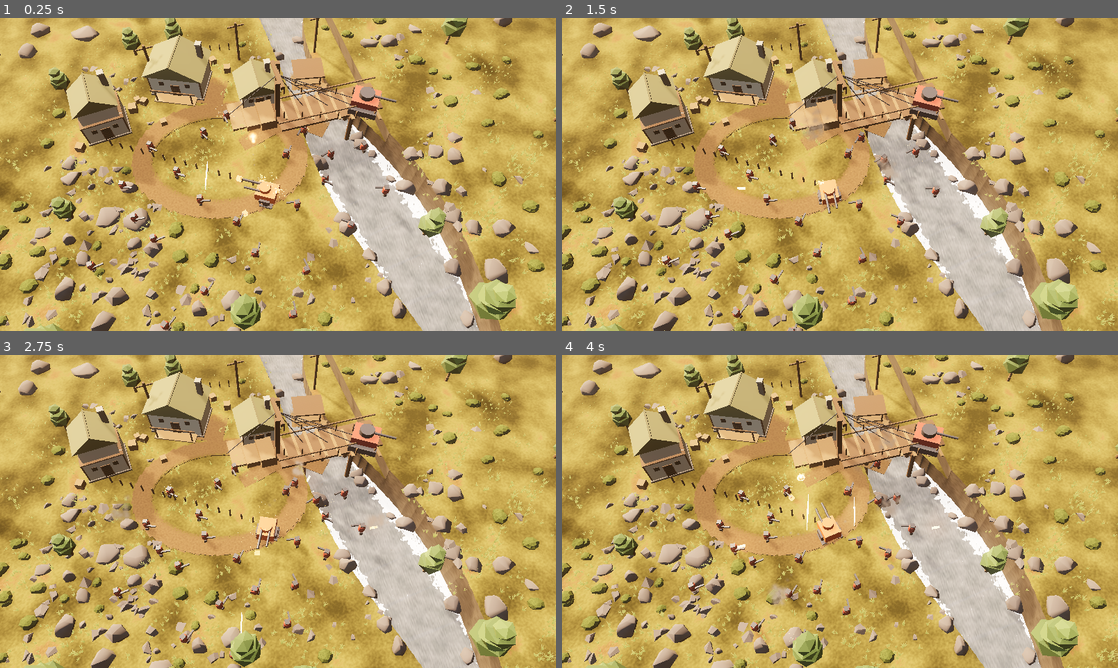
Above: before the commit, frames 1-4 (two rows, left to right).
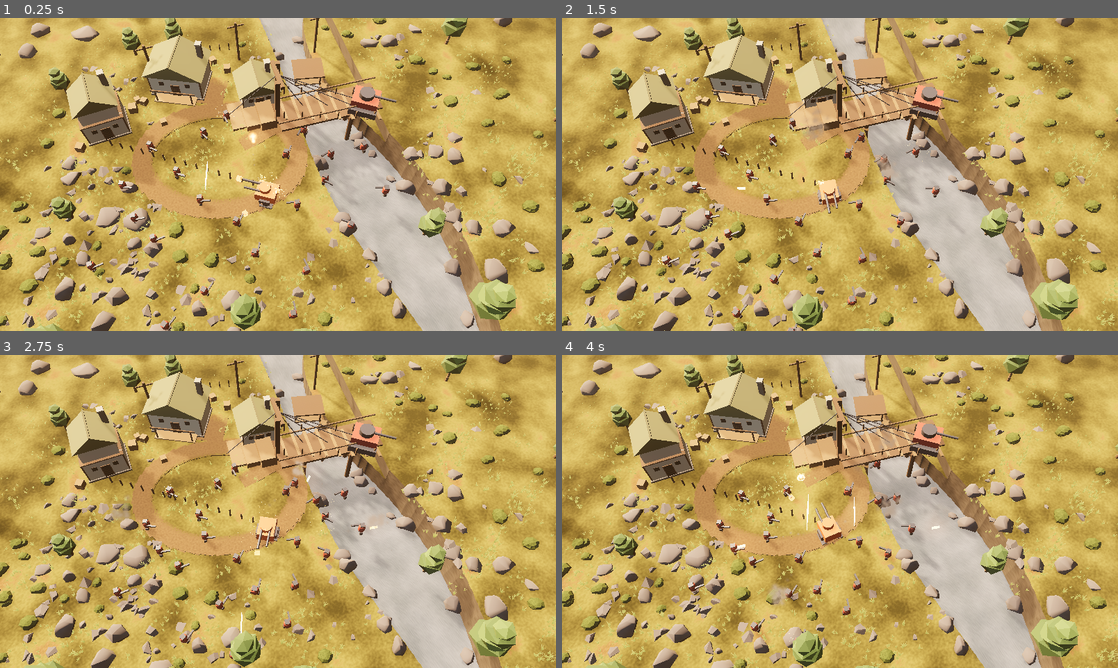
Above: after the commit, the same moments.

Repository: Autinhorse/Survivors
Game: Godot game, scene res://scenes/VisualBenchmark.tscn
The game is run twice, just before and just after one commit, with the same random seed, the same clock (stepped at 60 frames per second) and the same inputs.
Inputs:
- Up to frame 1 (0.25 s): no input
- Up to frame 2 (1.5 s): no input
- Up to frame 3 (2.75 s): no input
- Up to frame 4 (4 s): no input

The runs differ from the first frame. In frame 1, 1.2% of the frame differs, in the area x 50-86%, y 1-100%; in frame 2, 1.2%, in the area x 47-86%, y 0-100%; in frame 3, 1.2%; in frame 4, 1.2%.

Commit message:
水流方向改为顺河道：带状水面 + 顺流 UV
人工反馈（只有跑起来才看得出来）：不管河道向哪个方向变化，水流都只有一个方向，
能看出水从一侧河岸流出、流进对岸。

根因：着色器按世界坐标滚动噪声，水流永远朝同一个世界方向，河道一拐弯就分家。
静帧完全看不出来 —— 截图驱动的迭代对这类问题有盲区。

改动：
- 新增 scripts/environment/RiverSurface.gd：水面从一片片独立 plane 改为
  沿河道生成的一条带状网格，UV 顺流
    UV.x  横向归一化，河道边界恰好是 0 和 1（岸边泡沫在宽窄变化时依然精确）
    UV.y  顺流坐标
    UV2.x 横向米制坐标（保持纹理横向密度恒定）
- 着色器改为完全基于 UV，不再需要河心线 uniform
- UV.y 按 ds × 宽度 累加：流量守恒 Q = 宽 × 深 × 流速 的直接体现，
  恒定 UV 滚动速度即自动得到"窄处流得快、宽处流得慢"

推导值得记（我第一版写反了）：设 dv/ds = k，dv/dt 恒定，
则世界流速 ds/dt = (dv/dt)/k；要 ds/dt ∝ 1/w 就需要 k ∝ w，
所以是乘以 w 而不是除。写反的表现是"宽处流得更快"，与真实河流相反。

验证方法：把 UV.y 临时画成条纹渲染一帧 —— 条纹应垂直于河道并跟着弯、
间距随河宽变化。已确认。

另记一个把自己坑了好几轮的调试错误：排查水面不渲染时，
我用"统计特定颜色像素数"判断有没有画出来，连续几轮判定"没渲染"，
去查了缠绕方向、AABB、材质、法线。最后直接看图才发现它一直渲染正常 ——
青色测试材质被暖色夕阳照过后变成浅蓝白 (180,235,240)，
被我 r<90 的判据排除了。教训：不要用颜色阈值代替看图。

Co-Authored-By: Claude Opus 5 (1M context) <noreply@anthropic.com>

Diff:
--- a/scenes/VisualBenchmark.tscn
+++ b/scenes/VisualBenchmark.tscn
@@ -6,16 +6,17 @@
 [ext_resource type="Shader" path="res://shaders/foliage.gdshader" id="ext_4_foliage"]
 [ext_resource type="Shader" path="res://shaders/grass_tuft.gdshader" id="ext_5_grass_tuft"]
 [ext_resource type="Script" path="res://scripts/environment/GameplayCameraPolicy.gd" id="ext_6_GameplayCameraPolicy"]
-[ext_resource type="PackedScene" path="res://assets/environment/house_large.glb" id="ext_7_house_large"]
-[ext_resource type="PackedScene" path="res://assets/environment/house_small.glb" id="ext_8_house_small"]
-[ext_resource type="PackedScene" path="res://assets/environment/house_tall.glb" id="ext_9_house_tall"]
-[ext_resource type="Script" path="res://scripts/environment/ScatterField.gd" id="ext_10_ScatterField"]
-[ext_resource type="PackedScene" path="res://assets/environment/rocks_lp.glb" id="ext_11_rocks_lp"]
-[ext_resource type="PackedScene" path="res://assets/environment/pebbles.glb" id="ext_12_pebbles"]
-[ext_resource type="PackedScene" path="res://assets/environment/trees.glb" id="ext_13_trees"]
-[ext_resource type="Script" path="res://scripts/environment/GrassField.gd" id="ext_14_GrassField"]
-[ext_resource type="Script" path="res://scripts/vfx/VfxManager.gd" id="ext_15_VfxManager"]
-[ext_resource type="Script" path="res://scripts/units/CombatDirector.gd" id="ext_16_CombatDirector"]
+[ext_resource type="Script" path="res://scripts/environment/RiverSurface.gd" id="ext_7_RiverSurface"]
+[ext_resource type="PackedScene" path="res://assets/environment/house_large.glb" id="ext_8_house_large"]
+[ext_resource type="PackedScene" path="res://assets/environment/house_small.glb" id="ext_9_house_small"]
+[ext_resource type="PackedScene" path="res://assets/environment/house_tall.glb" id="ext_10_house_tall"]
+[ext_resource type="Script" path="res://scripts/environment/ScatterField.gd" id="ext_11_ScatterField"]
+[ext_resource type="PackedScene" path="res://assets/environment/rocks_lp.glb" id="ext_12_rocks_lp"]
+[ext_resource type="PackedScene" path="res://assets/environment/pebbles.glb" id="ext_13_pebbles"]
+[ext_resource type="PackedScene" path="res://assets/environment/trees.glb" id="ext_14_trees"]
+[ext_resource type="Script" path="res://scripts/environment/GrassField.gd" id="ext_15_GrassField"]
+[ext_resource type="Script" path="res://scripts/vfx/VfxManager.gd" id="ext_16_VfxManager"]
+[ext_resource type="Script" path="res://scripts/units/CombatDirector.gd" id="ext_17_CombatDirector"]
 
 [sub_resource type="FastNoiseLite" id="NoiseMacroN"]
 frequency = 0.01
@@ -176,20 +177,15 @@
 shader_parameter/water_bright = Color(0.365, 0.376, 0.392, 1)
 shader_parameter/water_dark = Color(0.169, 0.212, 0.239, 1)
 shader_parameter/foam_color = Color(0.804, 0.816, 0.827, 1)
-shader_parameter/flow_speed = 0.9
-shader_parameter/fleck_scale = 0.34
-shader_parameter/swell_scale = 0.16
-shader_parameter/streak_stretch = 3.5
+shader_parameter/flow_speed = 0.35
+shader_parameter/fleck_scale = 2.2
+shader_parameter/swell_scale = 0.35
+shader_parameter/streak_stretch = 2.5
 shader_parameter/foam_threshold = 0.78
 shader_parameter/foam_softness = 0.075
 shader_parameter/bank_foam = 0.055
 shader_parameter/normal_strength = 0.45
 shader_parameter/base_alpha = 0.95
-shader_parameter/river_x0 = 10
-shader_parameter/river_slope = 0.28
-shader_parameter/river_amp = 2.6
-shader_parameter/river_freq = 0.085
-shader_parameter/river_half = 3.75
 
 [sub_resource type="ShaderMaterial" id="MatLeafA"]
 shader = ExtResource("ext_4_foliage")
@@ -1125,266 +1121,24 @@
 operation = 2
 material = SubResource("MatTerrain")
 
-[node name="Water" type="Node3D" parent="."]
-
-
-[node name="Water0" type="MeshInstance3D" parent="Water"]
-transform = Transform3D(12.05580, 0.00000, 1.79825, 0.00000, 1.00000, -0.00000, -5.12036, 0.00000, 4.23395, -15.48498, -2.55000, -84.00000)
-mesh = SubResource("MeshPlane")
-surface_material_override/0 = SubResource("MatWater")
-cast_shadow = 0
-
-[node name="Water1" type="MeshInstance3D" parent="Water"]
-transform = Transform3D(11.58014, 0.00000, 1.96394, 0.00000, 1.00000, -0.00000, -5.46741, 0.00000, 4.15968, -13.68469, -2.55000, -80.00000)
-mesh = SubResource("MeshPlane")
-surface_material_override/0 = SubResource("MatWater")
-cast_shadow = 0
-
-[node name="Water2" type="MeshInstance3D" parent="Water"]
-transform = Transform3D(10.67831, 0.00000, 2.04912, 0.00000, 1.00000, -0.00000, -5.31304, 0.00000, 4.11839, -11.73733, -2.55000, -76.00000)
-mesh = SubResource("MeshPlane")
-surface_material_override/0 = SubResource("MatWater")
-cast_shadow = 0
-
-[node name="Water3" type="MeshInstance3D" parent="Water"]
-transform = Transform3D(9.61983, 0.00000, 2.05080, 0.00000, 1.00000, -0.00000, -4.79129, 0.00000, 4.11755, -9.73760, -2.55000, -72.00000)
-mesh = SubResource("MeshPlane")
-surface_material_override/0 = SubResource("MatWater")
-cast_shadow = 0
-
-[node name="Water4" type="MeshInstance3D" parent="Water"]
-transform = Transform3D(8.72052, 0.00000, 1.96894, 0.00000, 1.00000, -0.00000, -4.13010, 0.00000, 4.15732, -7.78623, -2.55000, -68.00000)
-mesh = SubResource("MeshPlane")
-surface_material_override/0 = SubResource("MatWater")
-cast_shadow = 0
-
-[node name="Water5" type="MeshInstance3D" parent="Water"]
-transform = Transform3D(8.26797, 0.00000, 1.80635, 0.00000, 1.00000, -0.00000, -3.53029, 0.00000, 4.23049, -5.97841, -2.55000, -64.00000)
-mesh = SubResource("MeshPlane")
-surface_material_override/0 = SubResource("MatWater")
-cast_shadow = 0
-
-[node name="Water6" type="MeshInstance3D" parent="Water"]
-transform = Transform3D(8.44349, 0.00000, 1.57162, 0.00000, 1.00000, -0.00000, -3.06949, 0.00000, 4.32319, -4.39288, -2.55000, -60.00000)
-mesh = SubResource("MeshPlane")
-surface_material_override/0 = SubResource("MatWater")
-cast_shadow = 0
-
-[node name="Water7" type="MeshInstance3D" parent="Water"]
-transform = Transform3D(9.25057, 0.00000, 1.28332, 0.00000, 1.00000, -0.00000, -2.68746, 0.00000, 4.41736, -3.08295, -2.55000, -56.00000)
-mesh = SubResource("MeshPlane")
-surface_material_override/0 = SubResource("MatWater")
-cast_shadow = 0
-
-[node name="Water8" type="MeshInstance3D" parent="Water"]
-transform = Transform3D(10.48364, 0.00000, 0.97249, 0.00000, 1.00000, -0.00000, -2.26760, 0.00000, 4.49603, -2.07035, -2.55000, -52.00000)
-mesh = SubResource("MeshPlane")
-surface_material_override/0 = SubResource("MatWater")
-cast_shadow = 0
-
-[node name="Water9" type="MeshInstance3D" parent="Water"]
-transform = Transform3D(11.77744, 0.00000, 0.67958, 0.00000, 1.00000, -0.00000, -1.75923, 0.00000, 4.54952, -1.34279, -2.55000, -48.00000)
-mesh = SubResource("MeshPlane")
-surface_material_override/0 = SubResource("MatWater")
-cast_shadow = 0
-
-[node name="Water10" type="MeshInstance3D" parent="Water"]
-transform = Transform3D(12.73484, 0.00000, 0.44594, 0.00000, 1.00000, -0.00000, -1.24040, 0.00000, 4.57833, -0.85535, -2.55000, -44.00000)
-mesh = SubResource("MeshPlane")
-surface_material_override/0 = SubResource("MatWater")
-cast_shadow = 0
-
-[node name="Water11" type="MeshInstance3D" parent="Water"]
-transform = Transform3D(13.07017, 0.00000, 0.30448, 0.00000, 1.00000, -0.00000, -0.86704, 0.00000, 4.58991, -0.53559, -2.55000, -40.00000)
-mesh = SubResource("MeshPlane")
-surface_material_override/0 = SubResource("MatWater")
-cast_shadow = 0
-
-[node name="Water12" type="MeshInstance3D" parent="Water"]
-transform = Transform3D(12.69816, 0.00000, 0.27429, 0.00000, 1.00000, -0.00000, -0.75853, 0.00000, 4.59181, -0.29191, -2.55000, -36.00000)
-mesh = SubResource("MeshPlane")
-surface_material_override/0 = SubResource("MatWater")
-cast_shadow = 0
-
-[node name="Water13" type="MeshInstance3D" parent="Water"]
-transform = Transform3D(11.74762, 0.00000, 0.35931, 0.00000, 1.00000, -0.00000, -0.92044, 0.00000, 4.58595, -0.02396, -2.55000, -32.00000)
-mesh = SubResource("MeshPlane")
-surface_material_override/0 = SubResource("MatWater")
-cast_shadow = 0
-
-[node name="Water14" type="MeshInstance3D" parent="Water"]
-transform = Transform3D(10.51635, 0.00000, 0.54831, 0.00000, 1.00000, -0.00000, -1.26253, 0.00000, 4.56720, 0.36581, -2.55000, -28.00000)
-mesh = SubResource("MeshPlane")
-surface_material_override/0 = SubResource("MatWater")
-cast_shadow = 0
-
-[node name="Water15" type="MeshInstance3D" parent="Water"]
-transform = Transform3D(9.38182, 0.00000, 0.81521, 0.00000, 1.00000, -0.00000, -1.68938, 0.00000, 4.52719, 0.96099, -2.55000, -24.00000)
-mesh = SubResource("MeshPlane")
-surface_material_override/0 = SubResource("MatWater")
-cast_shadow = 0
-
-[node name="Water16" type="MeshInstance3D" parent="Water"]
-transform = Transform3D(8.67989, 0.00000, 1.12207, 0.00000, 1.00000, -0.00000, -2.18321, 0.00000, 4.46105, 1.82167, -2.55000, -20.00000)
-mesh = SubResource("MeshPlane")
-surface_material_override/0 = SubResource("MatWater")
-cast_shadow = 0
-
-[node name="Water17" type="MeshInstance3D" parent="Water"]
-transform = Transform3D(8.58824, 0.00000, 1.42671, 0.00000, 1.00000, -0.00000, -2.80184, 0.00000, 4.37316, 2.97755, -2.55000, -16.00000)
-mesh = SubResource("MeshPlane")
-surface_material_override/0 = SubResource("MatWater")
-cast_shadow = 0
-
-[node name="Water18" type="MeshInstance3D" parent="Water"]
-transform = Transform3D(9.07174, 0.00000, 1.69240, 0.00000, 1.00000, -0.00000, -3.58936, 0.00000, 4.27736, 4.42452, -2.55000, -12.00000)
-mesh = SubResource("MeshPlane")
-surface_material_override/0 = SubResource("MatWater")
-cast_shadow = 0
-
-[node name="Water19" type="MeshInstance3D" parent="Water"]
-transform = Transform3D(9.91710, 0.00000, 1.89410, 0.00000, 1.00000, -0.00000, -4.48098, 0.00000, 4.19194, 6.12514, -2.55000, -8.00000)
-mesh = SubResource("MeshPlane")
-surface_material_override/0 = SubResource("MatWater")
-cast_shadow = 0
-
-[node name="Water20" type="MeshInstance3D" parent="Water"]
-transform = Transform3D(10.82522, 0.00000, 2.01856, 0.00000, 1.00000, -0.00000, -5.28649, 0.00000, 4.13345, 8.01293, -2.55000, -4.00000)
-mesh = SubResource("MeshPlane")
-surface_material_override/0 = SubResource("MatWater")
-cast_shadow = 0
-
-[node name="Water21" type="MeshInstance3D" parent="Water"]
-transform = Transform3D(11.50804, 0.00000, 2.06047, 0.00000, 1.00000, -0.00000, -5.76553, 0.00000, 4.11272, 10.00000, -2.55000, 0.00000)
-mesh = SubResource("MeshPlane")
-surface_material_override/0 = SubResource("MatWater")
-cast_shadow = 0
-
-[node name="Water22" type="MeshInstance3D" parent="Water"]
-transform = Transform3D(11.76051, 0.00000, 2.01856, 0.00000, 1.00000, -0.00000, -5.74323, 0.00000, 4.13345, 11.98707, -2.55000, 4.00000)
-mesh = SubResource("MeshPlane")
-surface_material_override/0 = SubResource("MatWater")
-cast_shadow = 0
-
-[node name="Water23" type="MeshInstance3D" parent="Water"]
-transform = Transform3D(11.50598, 0.00000, 1.89410, 0.00000, 1.00000, -0.00000, -5.19890, 0.00000, 4.19194, 13.87486, -2.55000, 8.00000)
-mesh = SubResource("MeshPlane")
-surface_material_override/0 = SubResource("MatWater")
-cast_shadow = 0
-
-[node name="Water24" type="MeshInstance3D" parent="Water"]
-transform = Transform3D(10.81968, 0.00000, 1.69240, 0.00000, 1.00000, -0.00000, -4.28096, 0.00000, 4.27736, 15.57548, -2.55000, 12.00000)
-mesh = SubResource("MeshPlane")
-surface_material_override/0 = SubResource("MatWater")
-cast_shadow = 0
-
-[node name="Water25" type="MeshInstance3D" parent="Water"]
-transform = Transform3D(9.92425, 0.00000, 1.42671, 0.00000, 1.00000, -0.00000, -3.23771, 0.00000, 4.37316, 17.02245, -2.55000, 16.00000)
-mesh = SubResource("MeshPlane")
-surface_material_override/0 = SubResource("MatWater")
-cast_shadow = 0
-
-[node name="Water26" type="MeshInstance3D" parent="Water"]
-transform = Transform3D(9.13984, 0.00000, 1.12207, 0.00000, 1.00000, -0.00000, -2.29890, 0.00000, 4.46105, 18.17833, -2.55000, 20.00000)
-mesh = SubResource("MeshPlane")
-surface_material_override/0 = SubResource("MatWater")
-cast_shadow = 0
-
-[node name="Water27" type="MeshInstance3D" parent="Water"]
-transform = Transform3D(8.78063, 0.00000, 0.81521, 0.00000, 1.00000, -0.00000, -1.58112, 0.00000, 4.52719, 19.03901, -2.55000, 24.00000)
-mesh = SubResource("MeshPlane")
-surface_material_override/0 = SubResource("MatWater")
-cast_shadow = 0
-
-[node name="Water28" type="MeshInstance3D" parent="Water"]
-transform = Transform3D(9.02951, 0.00000, 0.54831, 0.00000, 1.00000, -0.00000, -1.08403, 0.00000, 4.56720, 19.63419, -2.55000, 28.00000)
-mesh = SubResource("MeshPlane")
-surface_material_override/0 = SubResource("MatWater")
-cast_shadow = 0
-
-[node name="Water29" type="MeshInstance3D" parent="Water"]
-transform = Transform3D(9.85575, 0.00000, 0.35931, 0.00000, 1.00000, -0.00000, -0.77221, 0.00000, 4.58595, 20.02396, -2.55000, 32.00000)
-mesh = SubResource("MeshPlane")
-surface_material_override/0 = SubResource("MatWater")
-cast_shadow = 0
-
-[node name="Water30" type="MeshInstance3D" parent="Water"]
-transform = Transform3D(11.01986, 0.00000, 0.27429, 0.00000, 1.00000, -0.00000, -0.65827, 0.00000, 4.59181, 20.29191, -2.55000, 36.00000)
-mesh = SubResource("MeshPlane")
-surface_material_override/0 = SubResource("MatWater")
-cast_shadow = 0
-
-[node name="Water31" type="MeshInstance3D" parent="Water"]
-transform = Transform3D(12.15351, 0.00000, 0.30448, 0.00000, 1.00000, -0.00000, -0.80623, 0.00000, 4.58991, 20.53559, -2.55000, 40.00000)
-mesh = SubResource("MeshPlane")
-surface_material_override/0 = SubResource("MatWater")
-cast_shadow = 0
-
-[node name="Water32" type="MeshInstance3D" parent="Water"]
-transform = Transform3D(12.87656, 0.00000, 0.44594, 0.00000, 1.00000, -0.00000, -1.25421, 0.00000, 4.57833, 20.85535, -2.55000, 44.00000)
-mesh = SubResource("MeshPlane")
-surface_material_override/0 = SubResource("MatWater")
-cast_shadow = 0
-
-[node name="Water33" type="MeshInstance3D" parent="Water"]
-transform = Transform3D(12.92195, 0.00000, 0.67958, 0.00000, 1.00000, -0.00000, -1.93019, 0.00000, 4.54952, 21.34279, -2.55000, 48.00000)
-mesh = SubResource("MeshPlane")
-surface_material_override/0 = SubResource("MatWater")
-cast_shadow = 0
-
-[node name="Water34" type="MeshInstance3D" parent="Water"]
-transform = Transform3D(12.23910, 0.00000, 0.97249, 0.00000, 1.00000, -0.00000, -2.64730, 0.00000, 4.49603, 22.07035, -2.55000, 52.00000)
-mesh = SubResource("MeshPlane")
-surface_material_override/0 = SubResource("MatWater")
-cast_shadow = 0
-
-[node name="Water35" type="MeshInstance3D" parent="Water"]
-transform = Transform3D(11.02845, 0.00000, 1.28332, 0.00000, 1.00000, -0.00000, -3.20396, 0.00000, 4.41736, 23.08295, -2.55000, 56.00000)
-mesh = SubResource("MeshPlane")
-surface_material_override/0 = SubResource("MatWater")
-cast_shadow = 0
-
-[node name="Water36" type="MeshInstance3D" parent="Water"]
-transform = Transform3D(9.67018, 0.00000, 1.57162, 0.00000, 1.00000, -0.00000, -3.51543, 0.00000, 4.32319, 24.39288, -2.55000, 60.00000)
-mesh = SubResource("MeshPlane")
-surface_material_override/0 = SubResource("MatWater")
-cast_shadow = 0
-
-[node name="Water37" type="MeshInstance3D" parent="Water"]
-transform = Transform3D(8.57608, 0.00000, 1.80635, 0.00000, 1.00000, -0.00000, -3.66185, 0.00000, 4.23049, 25.97841, -2.55000, 64.00000)
-mesh = SubResource("MeshPlane")
-surface_material_override/0 = SubResource("MatWater")
-cast_shadow = 0
-
-[node name="Water38" type="MeshInstance3D" parent="Water"]
-transform = Transform3D(8.04810, 0.00000, 1.96894, 0.00000, 1.00000, -0.00000, -3.81164, 0.00000, 4.15732, 27.78623, -2.55000, 68.00000)
-mesh = SubResource("MeshPlane")
-surface_material_override/0 = SubResource("MatWater")
-cast_shadow = 0
-
-[node name="Water39" type="MeshInstance3D" parent="Water"]
-transform = Transform3D(8.20433, 0.00000, 2.05080, 0.00000, 1.00000, -0.00000, -4.08628, 0.00000, 4.11755, 29.73760, -2.55000, 72.00000)
-mesh = SubResource("MeshPlane")
-surface_material_override/0 = SubResource("MatWater")
-cast_shadow = 0
-
-[node name="Water40" type="MeshInstance3D" parent="Water"]
-transform = Transform3D(8.97283, 0.00000, 2.04912, 0.00000, 1.00000, -0.00000, -4.46447, 0.00000, 4.11839, 31.73733, -2.55000, 76.00000)
-mesh = SubResource("MeshPlane")
-surface_material_override/0 = SubResource("MatWater")
-cast_shadow = 0
-
-[node name="Water41" type="MeshInstance3D" parent="Water"]
-transform = Transform3D(10.12460, 0.00000, 1.96394, 0.00000, 1.00000, -0.00000, -4.78020, 0.00000, 4.15968, 33.68469, -2.55000, 80.00000)
-mesh = SubResource("MeshPlane")
-surface_material_override/0 = SubResource("MatWater")
-cast_shadow = 0
-
-[node name="Water42" type="MeshInstance3D" parent="Water"]
-transform = Transform3D(11.32742, 0.00000, 1.79825, 0.00000, 1.00000, -0.00000, -4.81100, 0.00000, 4.23395, 35.48498, -2.55000, 84.00000)
-mesh = SubResource("MeshPlane")
-surface_material_override/0 = SubResource("MatWater")
-cast_shadow = 0
+[node name="River" type="MeshInstance3D" parent="."]
+script = ExtResource("ext_7_RiverSurface")
+material_override = SubResource("MatWater")
+river_x0 = 10
+river_slope = 0.28
+river_amp = 2.6
+river_freq = 0.085
+river_w = 7.5
+river_w_amp = 0.28
+river_w_freq_mul = 1.7
+river_w_phase = 1.1
+water_y = -2.55
+z_start = -50.0
+z_end = 50.0
+step = 1.5
+overhang = 2.5
+v_scale = 6.0
+u_metre_scale = 4.0
 
 [node name="Paths" type="Node3D" parent="."]
 
--- /dev/null
+++ b/scripts/environment/RiverSurface.gd
@@ -0,0 +1,136 @@
+@tool
+extends MeshInstance3D
+## 沿河道生成的一条带状水面，带**顺流 UV**。
+##
+## 之前是一片片独立的 plane，着色器只能拿世界坐标滚动噪声 ——
+## 于是水流永远朝同一个世界方向。河道一拐弯，就能看见水从一侧河岸流出、
+## 流进对岸。静帧完全看不出来，跑起来一眼就是错的。
+##
+## UV 约定：
+##   UV.x   横向归一化，0 = 左岸、1 = 右岸（河道边界恰好是 0 和 1）
+##          岸边泡沫用它，宽窄变化时边界依然精确
+##   UV.y   顺流坐标，按 `ds / 宽度` 累加
+##   UV2.x  横向的**米制**坐标，用于保持纹理横向密度恒定
+##          （UV.x 是归一化的，宽处会把纹理横向拉长）
+##   UV2.y  同 UV.y
+##
+## UV.y 按 `ds / 宽度` 累加是关键的一步，也是流量守恒的直接体现：
+## Q = 宽 × 深 × 流速 是常量，所以宽处流速慢。窄处每米累加更多 V，
+## 着色器用**恒定的 UV 滚动速度**就能得到「窄处流得快、宽处流得慢」，
+## 不需要在着色器里知道河宽。
+##
+## 网格比河道宽出 `overhang`：多出的部分埋在地形里看不见，
+## 于是可见的水面轮廓完全由地形挖槽决定，不必和挖槽逐点对齐。
+
+@export var rebuild: bool = false:
+	set(v):
+		rebuild = false
+		if v:
+			_build()
+
+@export_group("河道（与生成器/着色器保持一致）")
+@export var river_x0: float = 10.0
+@export var river_slope: float = 0.28
+@export var river_amp: float = 2.6
+@export var river_freq: float = 0.085
+@export var river_w: float = 7.5
+@export var river_w_amp: float = 0.28
+@export var river_w_freq_mul: float = 1.7
+@export var river_w_phase: float = 1.1
+
+@export_group("网格")
+@export var z_start: float = -50.0
+@export var z_end: float = 50.0
+@export var step: float = 1.5
+@export var overhang: float = 2.5      ## 超出河道的部分，埋进地形
+@export var water_y: float = -2.55
+@export var v_scale: float = 6.0       ## 顺流 UV 的整体缩放
+@export var u_metre_scale: float = 4.0 ## UV2.x 的米制缩放
+
+
+func _ready() -> void:
+	_build()
+
+
+func _centre(z: float) -> float:
+	return river_x0 + river_slope * z + river_amp * sin(z * river_freq)
+
+
+func _width(z: float) -> float:
+	return river_w * (1.0 + river_w_amp * sin(z * river_freq * river_w_freq_mul
+			+ river_w_phase))
+
+
+func _tangent(z: float) -> Vector3:
+	var dxdz := river_slope + river_amp * river_freq * cos(z * river_freq)
+	return Vector3(dxdz, 0.0, 1.0).normalized()
+
+
+func _build() -> void:
+	var verts := PackedVector3Array()
+	var uvs := PackedVector2Array()
+	var uv2 := PackedVector2Array()
+	var norms := PackedVector3Array()
+	var idx := PackedInt32Array()
+
+	var v_acc := 0.0
+	var prev_centre := Vector3.ZERO
+	var first := true
+	var rows := 0
+	var z := z_start
+	while z <= z_end:
+		var w := _width(z)
+		var half := w * 0.5 + overhang
+		var c := Vector3(_centre(z), water_y, z)
+		var t := _tangent(z)
+		var side := Vector3(t.z, 0.0, -t.x)      # XZ 平面内的法向
+
+		if not first:
+			var ds := c.distance_to(prev_centre)
+			# 流量守恒 Q = 宽 × 深 × 流速：宽处流速慢。
+			#
+			# 推导（别凭直觉，很容易写反）：设 dv/ds = k，滚动速度 dv/dt 恒定，
+			# 则世界流速 ds/dt = (dv/dt)/k。要让 ds/dt ∝ 1/w，就需要 k ∝ w。
+			# 所以是乘以 w/river_w，不是除。
+			# 写反的表现是"宽处流得更快"，正好和真实河流相反。
+			v_acc += ds * (w / river_w) / v_scale
+		first = false
+		prev_centre = c
+
+		var l := c - side * half
+		var r := c + side * half
+		verts.append(l)
+		verts.append(r)
+		norms.append(Vector3.UP)
+		norms.append(Vector3.UP)
+		# UV.x 让河道边界恰好落在 0 和 1（overhang 落在区间外）
+		var edge_u := (half - overhang) / (2.0 * half)
+		uvs.append(Vector2(0.5 - edge_u, v_acc))
+		uvs.append(Vector2(0.5 + edge_u, v_acc))
+		uv2.append(Vector2(-half / u_metre_scale, v_acc))
+		uv2.append(Vector2(half / u_metre_scale, v_acc))
+		rows += 1
+		z += step
+
+	for i in rows - 1:
+		var a := i * 2
+		# 缠绕方向：与 ProcMesh 里踩过的是同一个坑 —— 顺序反了整个面会被
+		# 背面剔除掉，表现为"网格存在、AABB 正确、但什么都不画"
+		idx.append(a); idx.append(a + 1); idx.append(a + 2)
+		idx.append(a + 1); idx.append(a + 3); idx.append(a + 2)
+
+	var arrays := []
+	arrays.resize(Mesh.ARRAY_MAX)
+	arrays[Mesh.ARRAY_VERTEX] = verts
+	arrays[Mesh.ARRAY_NORMAL] = norms
+	arrays[Mesh.ARRAY_TEX_UV] = uvs
+	arrays[Mesh.ARRAY_TEX_UV2] = uv2
+	arrays[Mesh.ARRAY_INDEX] = idx
+	var m := ArrayMesh.new()
+	m.add_surface_from_arrays(Mesh.PRIMITIVE_TRIANGLES, arrays)
+	mesh = m
+	cast_shadow = GeometryInstance3D.SHADOW_CASTING_SETTING_OFF
+	# 水面是完全平的，自动算出来的 AABB 在 Y 方向厚度接近 0。
+	# 给它一点厚度，避免退化 AABB 在剔除时出问题。
+	var ab := m.get_aabb()
+	custom_aabb = AABB(ab.position - Vector3(0, 1, 0), ab.size + Vector3(0, 2, 0))
--- a/shaders/water.gdshader
+++ b/shaders/water.gdshader
@@ -3,66 +3,51 @@
 
 // 湍急山涧的水面。
 //
-// 实测参考图的水面区域（放大到像素级 + 统计）：
-//     平均 RGB (158, 136, 123)，亮度中位数 139
-//     亮于 170 的像素只占 **10.7%**
-// 也就是说：**底子是中等色调的水，白沫只占约一成面积，而且是极细的点。**
+// **流向来自网格 UV，不是世界坐标。** 之前用世界坐标滚动噪声，
+// 水流永远朝同一个世界方向 —— 河道一拐弯就能看见水从一侧河岸流出、
+// 流进对岸。静帧看不出来，跑起来一眼就是错的。
+// 现在水面是沿河道生成的一条带（scripts/environment/RiverSurface.gd）：
+//   UV.x   横向归一化，河道边界恰好是 0 和 1
+//   UV.y   顺流坐标，按 ds/宽度 累加
+//   UV2.x  横向米制坐标（保持纹理横向密度恒定）
+// UV.y 的累加方式使得**恒定的滚动速度自动得到"窄处流得快、宽处流得慢"**，
+// 着色器本身不需要知道河宽 —— 那是流量守恒 Q = 宽 × 深 × 流速 的直接结果。
 //
-// 我先后错了两次，都记在这里：
-//   1) 做成"深青色平静水面 + 岸边一圈泡沫" —— 完全没有急流感
-//   2) 矫枉过正做成"整片白" —— 白沫面积到了 60-80%，成了一条白带子
-// 正确的是介于两者之间，而且**白沫的特征尺寸要极小**（约 10 cm，
-// 在 gameplay 机位下是 2-3 像素）。特征给大了就变成"奶流"，
-// 给到半米以上就是电视雪花。
+// 色调按实测参考图对齐：平均 RGB (158,136,123)、亮度中位数 139、
+// **亮于 170 的像素只占 10.7%** —— 底子是中等色调的水，白沫只占约一成面积
+// 且特征极细（约 10 cm，在 gameplay 机位下 2-3 像素）。
 
 uniform sampler2D wave_noise : hint_default_white, filter_linear_mipmap, repeat_enable;
 uniform sampler2D fleck_noise : hint_default_white, filter_linear_mipmap, repeat_enable;
 
-uniform vec3 water_bright : source_color = vec3(0.52, 0.53, 0.55);
-uniform vec3 water_dark : source_color = vec3(0.22, 0.27, 0.30);
-uniform vec3 foam_color : source_color = vec3(0.88, 0.89, 0.90);
+uniform vec3 water_bright : source_color = vec3(0.365, 0.376, 0.392);
+uniform vec3 water_dark : source_color = vec3(0.169, 0.212, 0.239);
+uniform vec3 foam_color : source_color = vec3(0.804, 0.816, 0.827);
 
-uniform float flow_speed = 0.9;
-uniform float fleck_scale = 1.25;      // 白沫点的密度：特征约 10 cm
-uniform float swell_scale = 0.10;      // 大尺度明暗起伏
-uniform float streak_stretch = 3.5;
-uniform float foam_threshold = 0.66;   // 越高白沫越少
-uniform float foam_softness = 0.10;
-uniform float bank_foam = 0.22;
+uniform float flow_speed = 0.35;
+uniform float fleck_scale = 2.2;       // 白沫点密度（UV 空间）
+uniform float swell_scale = 0.35;      // 大尺度明暗起伏
+uniform float streak_stretch = 2.5;    // 沿流向拉长的倍数
+uniform float foam_threshold = 0.78;
+uniform float foam_softness = 0.075;
+uniform float bank_foam = 0.055;
 uniform float normal_strength = 0.45;
 uniform float base_alpha = 0.95;
 
-// 河心线参数（与生成器一致）：用世界坐标算离河心的距离，
-// 而不是网格 UV —— 河面由许多片拼成，每片 UV 映射不同，用 UV 会出现拼接缝。
-uniform float river_x0 = 10.0;
-uniform float river_slope = 0.28;
-uniform float river_amp = 2.6;
-uniform float river_freq = 0.085;
-uniform float river_half = 3.75;
+void fragment() {
+	// 顺流坐标：UV.y 已经在网格里按 ds/宽度 累加过
+	float flow = UV.y - TIME * flow_speed;
+	vec2 fuv = vec2(UV2.x, flow / streak_stretch) * fleck_scale;
+	vec2 suv = vec2(UV2.x, flow) * swell_scale;
 
-varying vec3 w_pos;
-
-void vertex() {
-	w_pos = (MODEL_MATRIX * vec4(VERTEX, 1.0)).xyz;
-}
-
-void fragment() {
-	// 沿流向拉长：白沫点被拉成短划，流向才读得出来
-	vec2 fuv = vec2(w_pos.x, w_pos.z / streak_stretch) * fleck_scale
-			+ vec2(0.0, -TIME * flow_speed);
 	float fleck = texture(fleck_noise, fuv).r;
-
-	// 大尺度起伏：让水面有明暗区块，不是均质噪声
-	vec2 suv = w_pos.xz * swell_scale + vec2(0.0, -TIME * flow_speed * 0.25);
 	float swell = texture(wave_noise, suv).r;
 
-	float centre = river_x0 + river_slope * w_pos.z
-			+ river_amp * sin(w_pos.z * river_freq);
-	float across = clamp(abs(w_pos.x - centre) / river_half, 0.0, 1.4);
-	across += (texture(wave_noise, w_pos.xz * 0.35).r - 0.5) * 0.45;
+	// 岸边：UV.x 的 0 和 1 就是河道边界，宽窄变化时依然精确
+	float across = abs(UV.x - 0.5) * 2.0;
+	across += (texture(wave_noise, vec2(UV2.x * 0.7, flow * 0.25)).r - 0.5) * 0.45;
 	float edge = smoothstep(1.0 - bank_foam, 1.05, across);
 
-	// 白沫：只占一成左右面积
 	float foam = smoothstep(foam_threshold, foam_threshold + foam_softness,
 			fleck + swell * 0.18 + edge * 0.35);
 
Binary file changed: docs/reference/m2_visual.png
Not shown: 4 places in scenes/VisualBenchmark.tscn that only renumber resources
Not shown, added: scripts/environment/RiverSurface.gd.uid
Not shown, changed: docs/M2_visual_报告.md
